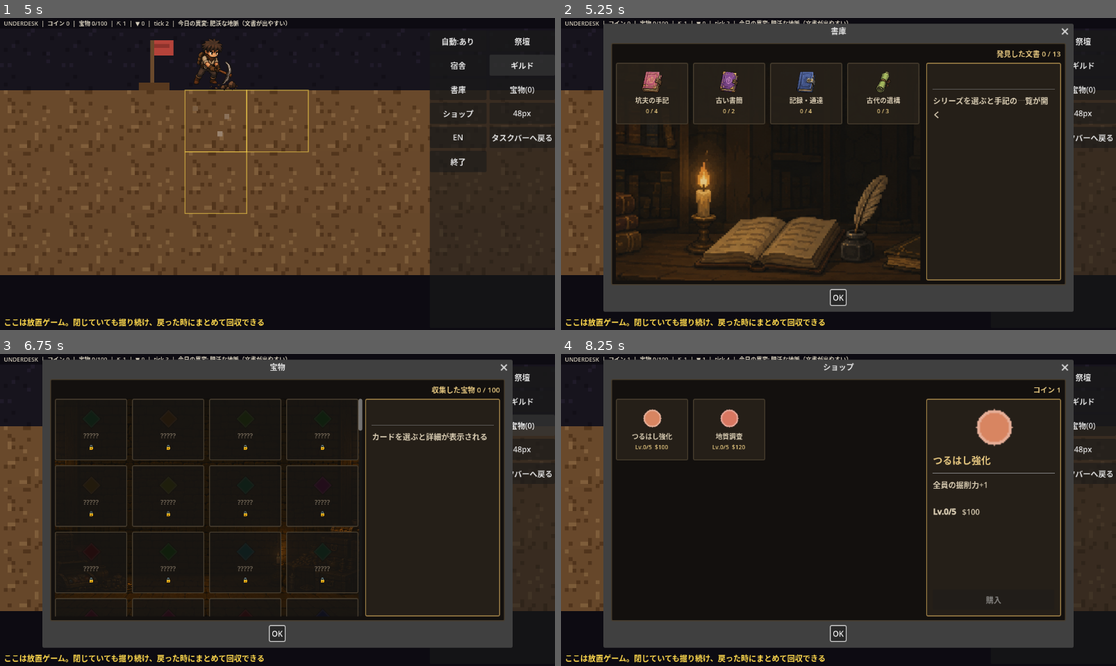
Above: before the commit, frames 1-4 (two rows, left to right).
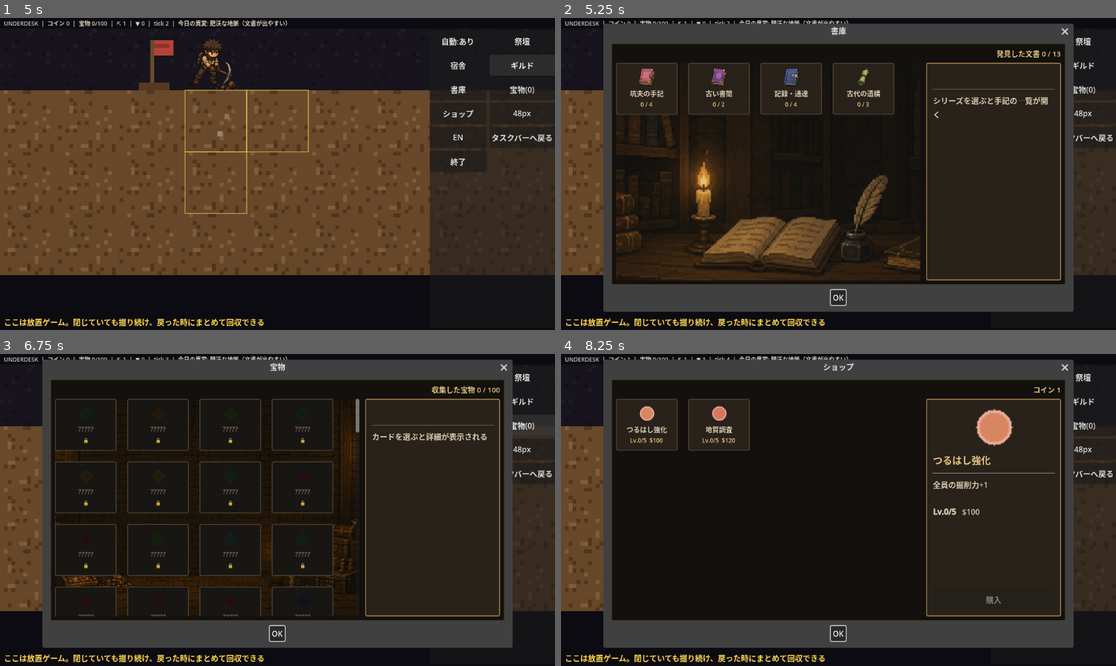
Above: after the commit, the same moments.

Repository: jinsei0604/UnderDesk
Game: Godot game, scene res://src/ui/main.tscn
Same seed, same stepped clock (60 frames per second), same inputs: the game is played once before the commit and once after it.
Inputs (mouse positions are in pixels of both pictures, inside the frame that each line leads up to):
- Up to frame 1 (5 s): tap Enter at 0.5 s; drag from (111, 33) to (133, 27) at 0.52 s; click "自動:あり" at 1.25 s; click "自動:なし" at 2 s; click "祭壇" at 2.75 s; click "宿舎" at 3.5 s; click "ギルド" at 4.25 s
- Up to frame 2 (5.25 s): click "書庫" at 5 s
- Up to frame 3 (6.75 s): click "OK" at 5.75 s; click "宝物(0)" at 6.5 s
- Up to frame 4 (8.25 s): click "OK" at 7.25 s; click "ショップ" at 8 s

Frame 1 is identical in both runs. In frame 2, 2.3% of the frame differs, in the area x 9-65%, y 14-35%; in frame 3, 4.6%, in the area x 9-66%, y 14-85%; in frame 4, 1.3%.

Commit message:
Show the dialog background through gaps instead of translucent cards
User feedback: prefers smaller icons with more breathing room over
see-through cards. Cards are opaque again (revert the alpha tweak),
and instead the card size shrinks (150x128 -> 128x108), the icon
shrinks (44px -> 36px), and grid spacing widens (10 -> 22) so the
illustrated backdrop shows clearly in the gaps between cards.

Diff:
--- a/src/ui/card_dialog.gd
+++ b/src/ui/card_dialog.gd
@@ -11,21 +11,19 @@
 signal back_pressed
 
 ## Palette shared with the survey card: aged paper in a dark cabinet.
-## Card fills carry alpha < 1 so an illustrated background (§ archive/
-## treasure dialog_bg_*) reads through even when the grid is packed full.
 const COLOR_CABINET := Color(0.075, 0.065, 0.055)
-const COLOR_PAPER := Color(0.16, 0.135, 0.105, 0.82)
-const COLOR_PAPER_HOVER := Color(0.21, 0.18, 0.14, 0.86)
-const COLOR_PAPER_SELECTED := Color(0.24, 0.2, 0.14, 0.9)
-const COLOR_LOCKED := Color(0.095, 0.085, 0.075, 0.82)
+const COLOR_PAPER := Color(0.16, 0.135, 0.105)
+const COLOR_PAPER_HOVER := Color(0.21, 0.18, 0.14)
+const COLOR_PAPER_SELECTED := Color(0.24, 0.2, 0.14)
+const COLOR_LOCKED := Color(0.095, 0.085, 0.075)
 const COLOR_BORDER := Color(0.62, 0.5, 0.28)
 const COLOR_BORDER_DIM := Color(0.28, 0.24, 0.18)
 const COLOR_TITLE := Color(0.9, 0.78, 0.5)
 const COLOR_TEXT := Color(0.85, 0.8, 0.7)
 const COLOR_MUTED := Color(0.5, 0.45, 0.38)
 
-const CARD_SIZE := Vector2(150, 128)
-const CARD_ICON_PX: int = 44
+const CARD_SIZE := Vector2(128, 108)
+const CARD_ICON_PX: int = 36
 const DETAIL_ICON_PX: int = 88
 const GRID_COLUMNS: int = 4
 
@@ -102,8 +100,8 @@
 
 	_grid = GridContainer.new()
 	_grid.columns = GRID_COLUMNS
-	_grid.add_theme_constant_override("h_separation", 10)
-	_grid.add_theme_constant_override("v_separation", 10)
+	_grid.add_theme_constant_override("h_separation", 22)
+	_grid.add_theme_constant_override("v_separation", 22)
 	_grid.size_flags_horizontal = Control.SIZE_EXPAND_FILL
 	scroll.add_child(_grid)
 
